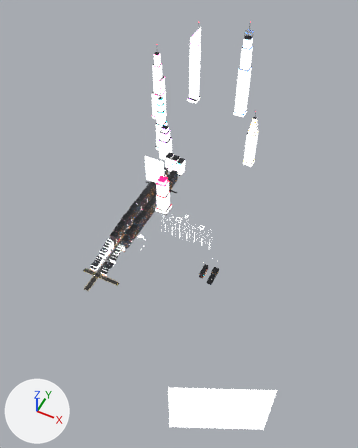
The glTF model public/scenes/world/world-phone.glb, before and after one commit.
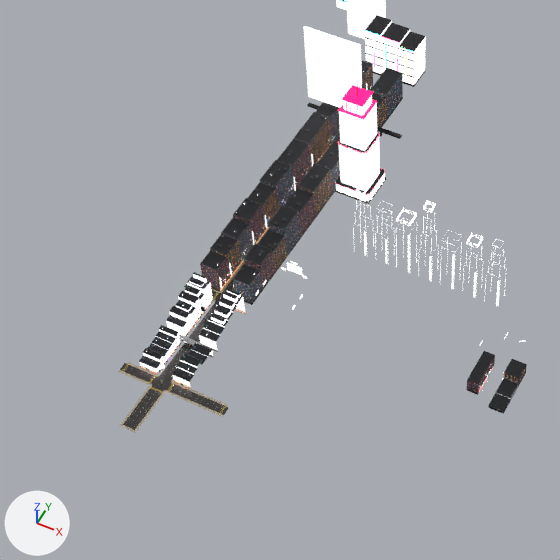
Old and new are each drawn whole from a 50 mm camera at (909.0, -1006.0, 1800.0) aimed at (256.0, 301.0, 167.0) and again close up on the part from 12% to 64% of the width and 33% to 75% of the height. The axes (+X, +Y, +Z) are drawn at lower left. The lights are the same throughout. The first two pictures are the older version. Where no turn or scale is listed for an object, it has been applied to the vertices. Vertices at exactly the same position are counted once.

Objects in the first close-up: 'avenue_asphalt', 'avenue_facade', 'avenue_roof', 'avenue_trim', 'far_dark', 'far_facade', 'far_facade_end', 'far_facade_t0', 'far_facade_t1', 'far_facade_t2', 'far_roof', 'far_sign', 'far_trim', 'garage_roof', 'holo_figure' and 32 more.
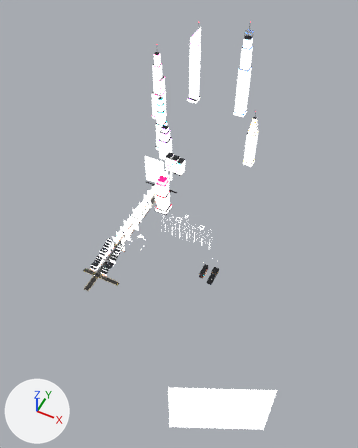
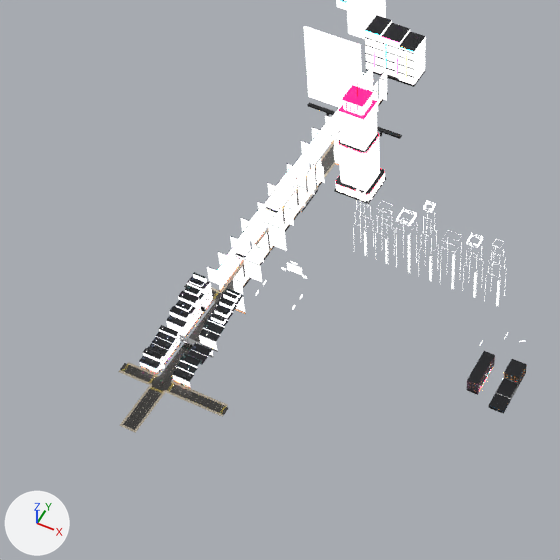
Where the newer file only moved an object's origin or applied its transform, the numbers keep the older frame.

Where the change shows, as pixel boxes [x1, y1, x2, y2] in the close-ups (560 x 560 px):
'far_facade', moved, rescaled (262% wider, 115% taller)
    before: [336, 95, 385, 201]
    after: [207, 65, 387, 294]
'far_roof', reshaped
    before: [201, 15, 425, 285]
    after: [336, 15, 425, 194]
'far_facade_t1', deleted
    before: [221, 75, 403, 303]
'far_facade_t0', deleted
    before: [210, 65, 386, 276]
'far_facade_t2', deleted
    before: [200, 73, 365, 290]
'far_dark', reshaped
    before: [211, 37, 425, 305]
    after: [219, 37, 425, 292]
'far_trim', moved
    before: [167, 60, 402, 414]
    after: [167, 64, 387, 414]
'far_sign', reshaped, moved
    before: [220, 130, 340, 287]
    after: [222, 74, 374, 283]
part 1 of me_ncw_far_dark_0, cut back
    before: [211, 97, 403, 305]
    after: [219, 93, 388, 292]
part 2 of me_ncw_far_facade_0, added
    after: [207, 65, 387, 294]
part 3 of me_ncw_far_roof_0, deleted
    before: [201, 61, 402, 285]
part 4 of me_ncw_far_sign_0, built on
    after: [240, 74, 374, 258]

What the commit changed:
me_ncw_far_dark_0 is used by ob_far_dark; location (8.0, 489.0, 40.0).
me_ncw_far_dark_0 had 308 vertices, 480 faces and spanned x -99.0..99.0, y -301.0..301.0, z -40.0..40.0.
me_ncw_far_dark_0 now has 294 vertices, 316 faces and spans x -99.0..99.0, y -301.0..301.0, z -40.0..40.0.
Part 1, on me_ncw_far_dark_0:
82 vertices are removed from x -52.0..36.0, y -301.0..219.0, z -39.0..-35.0.
210 faces are deleted.
10 vertices move within x 6.0, y -301.0..219.0, z -35.0.
29 vertices are added at x -26.0..36.0, y -301.0..219.0, z -40.0.
10 new vertices lie (0.0, 0.0, -5.0) away from vertices in x 6.0, y -301.0..219.0, z -35.0.
29 new vertices lie (0.0, 0.0, 5.0) away from vertices in x -26.0..36.0, y -301.0..219.0, z -40.0.
46 new faces join them.
me_ncw_far_facade_0 is used by ob_far_facade; location (75.0, 490.0, 104.0); scale (99.2, 99.2, 99.2).
me_ncw_far_facade_0 had 56 vertices, 56 faces and spanned x -0.32..0.32, y -0.32..0.32, z -1.0..1.0.
me_ncw_far_facade_0 now has 257 vertices, 212 faces and spans x -0.29..0.29, y -1.0..1.0, z -0.38..0.38.
me_ncw_far_facade_0 part 2: 201 vertices added at x -0.29..0.05, y -1.0..1.0, z -0.38..-0.14.
Other edits to the shape of me_ncw_far_facade_0 do not show in these pictures.
me_ncw_far_roof_0 is used by ob_far_roof; location (-8.0, 529.0, 113.0).
me_ncw_far_roof_0 had 148 vertices, 86 faces and spanned x -116.0..116.0, y -341.0..341.0, z -92.0..92.0.
me_ncw_far_roof_0 now has 64 vertices, 44 faces and spans x -116.0..116.0, y -71.0..341.0, z -92.0..92.0.
me_ncw_far_roof_0 part 3: 21 loose pieces with 84 vertices, spanning x -35.0..53.0, y -341.0..179.0, z -66.0..-46.0, are deleted.
me_ncw_far_sign_0 is used by ob_far_sign; location (0.0, 448.0, 16.0); scale (257.0, 257.0, 257.0).
me_ncw_far_sign_0 had 1264 vertices, 632 faces and spanned x -0.05..0.05, y -1.0..1.0, z -0.04..0.04.
me_ncw_far_sign_0 now has 1980 vertices, 990 faces and spans x -0.05..0.05, y -1.0..1.0, z -0.1..0.1.
me_ncw_far_sign_0 part 4: 27 vertices moved within x -0.05..0.05, y -0.97..1.0, z -0.04..0.0; 36 vertices removed from x -0.05..0.05, y -1.0..0.96, z -0.04..0.03; 1796 vertices added at x -0.05..0.05, y -1.0..1.0, z -0.1..0.1.
Other edits to the shape of me_ncw_far_sign_0 do not show in these pictures.
Object 'far_facade' (ob_far_facade) moves from (75.0, 490.0, 104.0) to (32.0, 448.0, 104.0).
Object 'far_facade' (ob_far_facade) is rescaled from (99.2, 99.2, 99.2) to (260.0, 260.0, 260.0).
Object 'far_facade_t0' (ob_far_facade_t0) is deleted.
Object 'far_facade_t1' (ob_far_facade_t1) is deleted.
Object 'far_facade_t2' (ob_far_facade_t2) is deleted.
Object 'far_sign' (ob_far_sign) moves from (0.0, 448.0, 16.0) to (0.0, 450.0, 32.0).
Object 'far_trim' (ob_far_trim) moves from (32.0, 350.0, 35.0) to (32.0, 350.0, 34.0).
